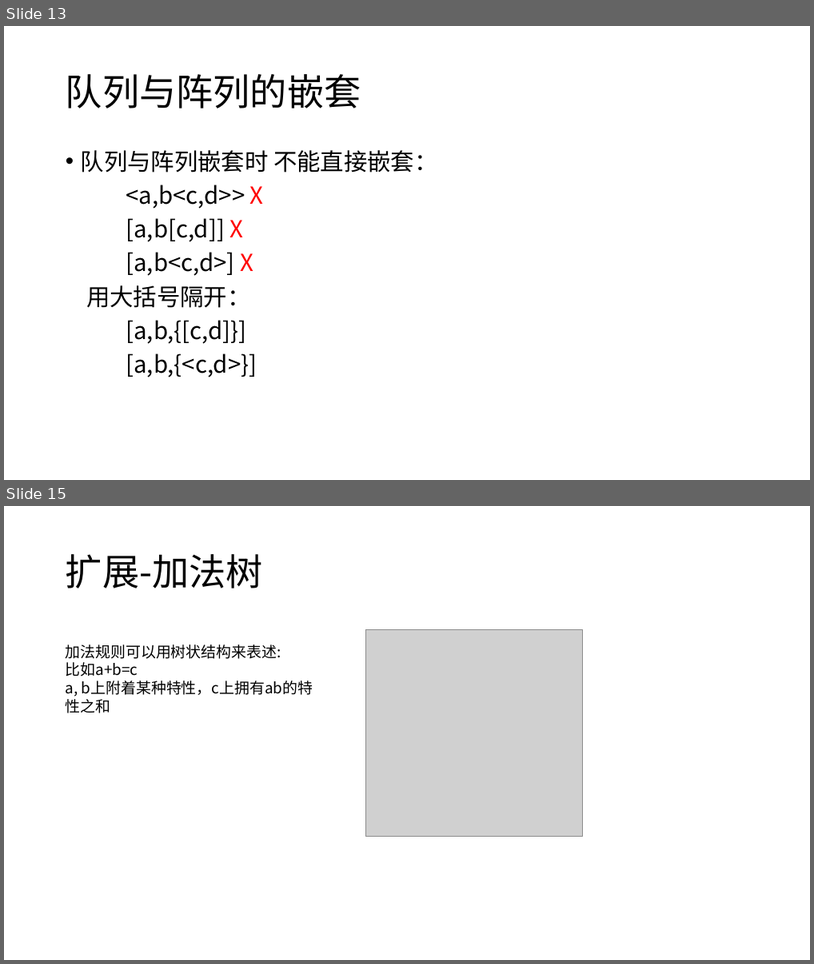
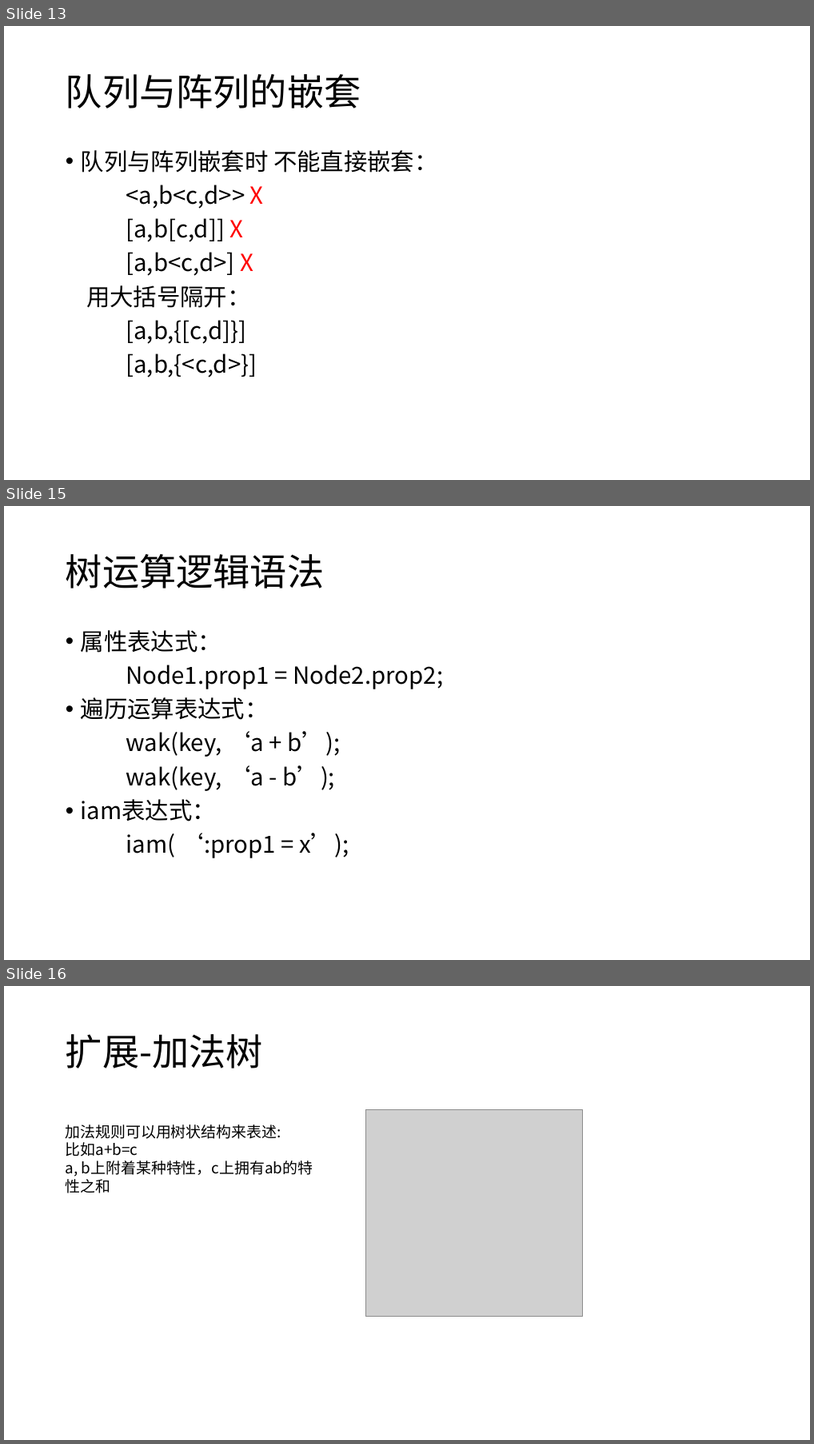
Before and after one commit to panguojun/.PHG., a slide deck: PHG语法手册.pptx. Shown one above the other, each under a label of ours: slides 13 and 15 before the commit, slides 13, 15 and 16 after it; the slides between them are not shown. The pictures are 814x964 and 814x1444 pixels, drawn with LibreOffice and Linux fonts; fonts in the diff are those of the drawing; grey boxes stand for pictures. Boxes give left, top, right and bottom in pixels: in the first picture for what was removed or moved away, otherwise in the second. Text is boxed around its words. In the diff, an @@ line names an element or a change of style, - is before the commit and + after.

```diff
--- a/PHG语法手册.pptx
+++ b/PHG语法手册.pptx
@@ slide 15 added at bbox=[4, 506, 810, 960], background #FFFFFF @@
@@ title added at bbox=[66, 554, 324, 588], 44 pt, text #000000 @@
+树运算逻辑语法
@@ text added at bbox=[81, 630, 443, 858], 28 pt, text #000000 @@
+• 属性表达式：
+Node1.prop1 = Node2.prop2;
+• 遍历运算表达式：
+wak(key, ‘a + b’);
+wak(key, ‘a - b’);
+• iam表达式：
+iam( ‘:prop1 = x’);
@@ what was slide 15 is now slide 16 @@
```
Also in this commit, not shown: 2 slides changed, 1 other slide added.
